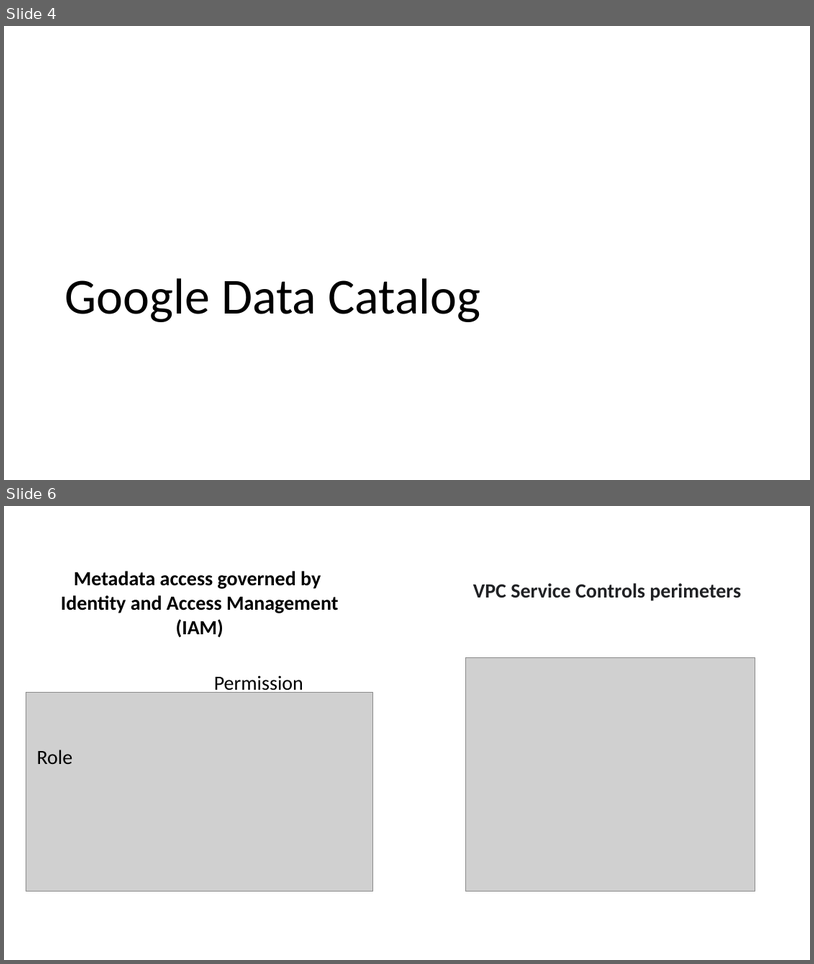
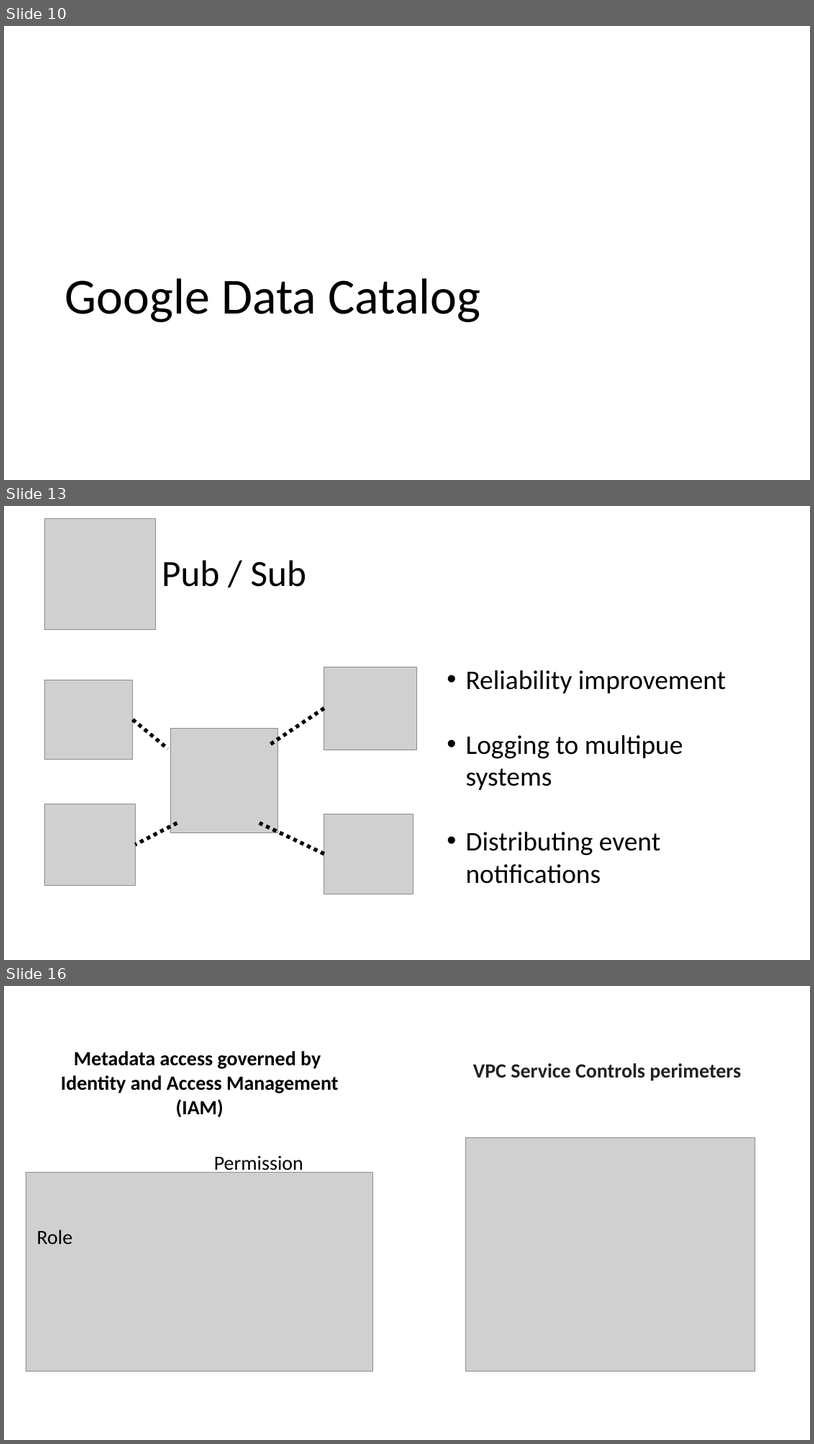
Before and after one commit to WuBenson/DataCatalog, a slide deck: Data Catalog.pptx. Shown one above the other, each under a label of ours: slides 4 and 6 before the commit, slides 10, 13 and 16 after it; the slides between them are not shown. The pictures are 814x964 and 814x1444 pixels, drawn with LibreOffice and Linux fonts; fonts in the diff are those of the drawing; grey boxes stand for pictures. Boxes give left, top, right and bottom in pixels: in the first picture for what was removed or moved away, otherwise in the second. Text is boxed around its words. In the diff, an @@ line names an element or a change of style, - is before the commit and + after.

```diff
--- a/Data Catalog.pptx
+++ b/Data Catalog.pptx
@@ slide 13 added at <box>4,506,810,960</box>, background #FFFFFF @@
@@ picture added at <box>44,518,156,629</box> @@
@@ title added at <box>162,560,306,587</box>, 44 pt, text #000000 @@
+Pub / Sub
@@ text added at <box>466,670,726,883</box>, 32 pt, text #000000 @@
+• Reliability improvement
+• Logging to multipue systems
+• Distributing event notifications
@@ group added at <box>44,667,417,894</box>: 5 pictures, 4 lines @@
@@ what was slide 4 is now slide 10 @@
@@ what was slide 6 is now slide 16 @@
```
Also in this commit, not shown: 2 slides changed, 9 other slides added.
